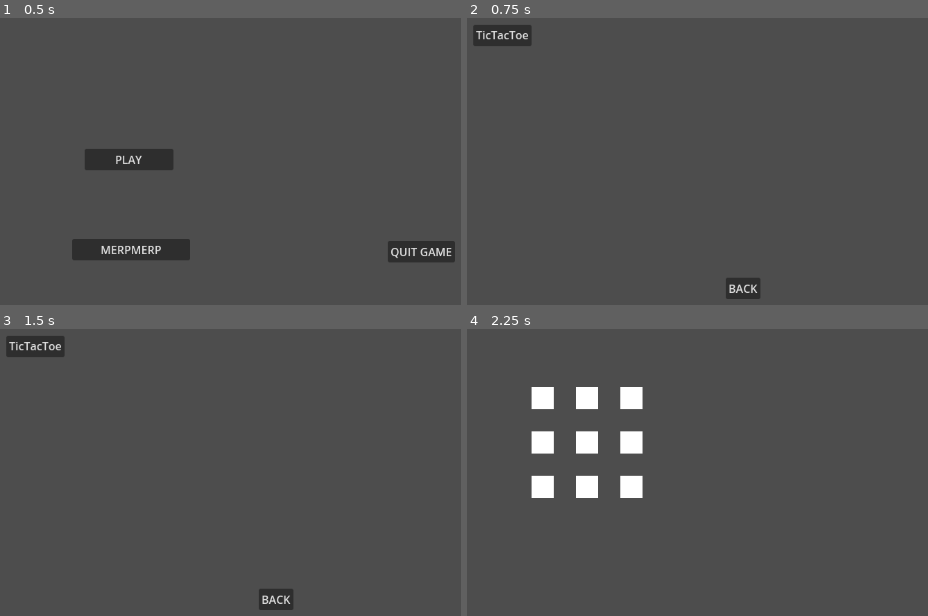
Above: before the commit, frames 1-4 (two rows, left to right).
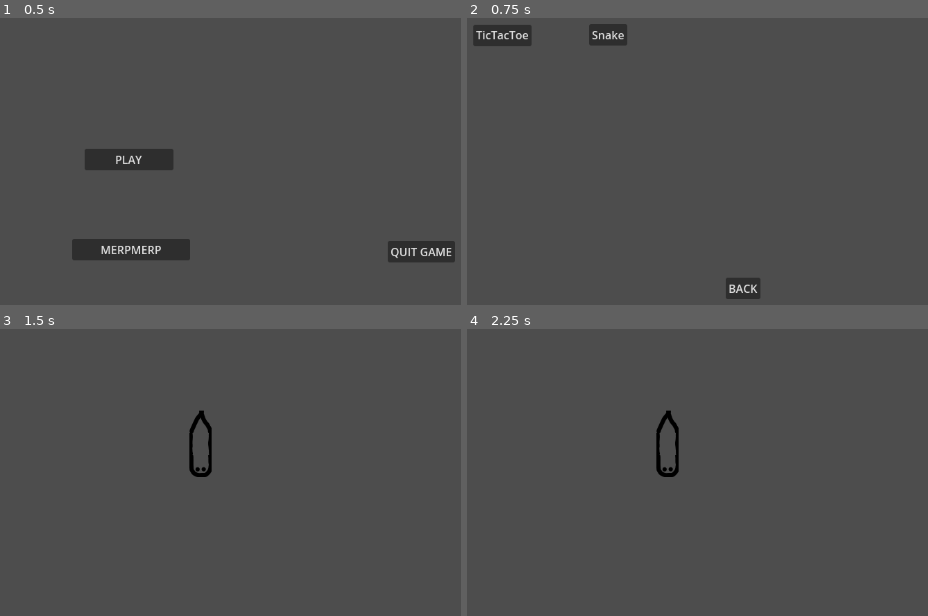
Above: after the commit, the same moments.

Repository: MoriTheWitch/Moris-Minigame-Collection
Game: Godot game, scene res://Scenes/Menues/Main/main_menu.tscn
Same seed, same stepped clock (60 frames per second), same inputs: the game is played once before the commit and once after it.
Inputs (mouse positions are in pixels of both pictures, inside the frame that each line leads up to):
- Up to frame 1 (0.5 s): no input
- Up to frame 2 (0.75 s): click "PLAY" at 0.5 s
- Up to frame 3 (1.5 s): click (142, 346) at 1.25 s, where only the run after the commit has a clickable "Snake"
- Up to frame 4 (2.25 s): click (503, 346) at 2 s, where only the run before the commit has a clickable "TicTacToe"

Frame 1 is identical in both runs. In frame 2, 0.5% of the frame differs, in the area x 26-35%, y 2-10%; in frame 3, 1.8%; in frame 4, 4.0%, in the area x 13-46%, y 20-59%.

Commit message:
WIP Snake, add Tail Rotation, start Body Rotation

Diff:
--- a/Scenes/Menues/GameSelect/GameSelect.tscn
+++ b/Scenes/Menues/GameSelect/GameSelect.tscn
@@ -32,5 +32,15 @@
 offset_bottom = -103.48
 text = "TicTacToe"
 
+[node name="Button" type="Button" parent="Control"]
+layout_mode = 0
+offset_left = 339.0
+offset_top = 117.0
+offset_right = 394.0
+offset_bottom = 148.0
+text = "Snake
+"
+
 [connection signal="pressed" from="Control/BACK" to="Control" method="_on_back_pressed"]
 [connection signal="pressed" from="Control/TicTacToe" to="Control" method="_on_tic_tac_toe_pressed"]
+[connection signal="pressed" from="Control/Button" to="Control" method="_on_snake_pressed"]
--- a/Scenes/Menues/GameSelect/MenuButtons.gd
+++ b/Scenes/Menues/GameSelect/MenuButtons.gd
@@ -8,3 +8,7 @@
 
 func _on_tic_tac_toe_pressed() -> void:
 		get_tree().change_scene_to_file("res://Scenes/Minigames/TicTacToe/TicTacMainScene.tscn") # Replace with function body.
+
+
+func _on_snake_pressed() -> void:
+	get_tree().change_scene_to_file("res://Scenes/Minigames/Snake/MainScene/SnakeGame.tscn") # Replace with function body.
--- a/Scenes/Minigames/Snake/Entities/Player/SnakeMove.gd
+++ b/Scenes/Minigames/Snake/Entities/Player/SnakeMove.gd
@@ -5,10 +5,13 @@
 var velocity:Vector2 = Vector2.ZERO
 
 @onready
-var segmentsArr: Array = [head, $SnakeSegment, $SnakeTail ]
+var head = $SnakeHead
 
 @onready
-var head = $SnakeHead
+var tail = $SnakeTail
+
+@onready
+var segmentsArr: Array = [head, $SnakeSegment, tail ]
 
 func _physics_process(delta: float) -> void:
 	if Input.is_action_just_pressed("ui_left") :
@@ -29,12 +32,46 @@
 
 func snakeMove():
 	var oldPosition = head.position
+	if velocity != Vector2.ZERO:
+		if velocity.x != 0:
+			head.position.x = head.position.x + (32 * velocity.x)
+			if velocity.x == -1:
+				head.rotation_degrees = 90
+			else:
+				head.rotation_degrees = 270
+		elif velocity.y != 0:
+			head.position.y = head.position.y + (32 * velocity.y)
+			if velocity.y == -1:
+				head.rotation_degrees = 180
+			else:
+				head.rotation_degrees = 0
+		for i in range(1, segmentsArr.size()-1):
+			var segment = segmentsArr[i]
+			var currentPosition = segment.position
+			segment.position = oldPosition
+			oldPosition = currentPosition
+		tail.position = oldPosition
+		setTailRotation()
+		for i in range(1, segmentsArr.size()-1):
+			setSegmentRotation(segmentsArr[i-1], segmentsArr[i], segmentsArr[i+1])
 
-	if velocity.x != 0:
-		head.position.x = head.position.x + (32 * velocity.x)
-	elif velocity.y != 0:
-		head.position.y = head.position.y + (32 * velocity.y)
-	for segment in segmentsArr:
-		var currentPosition = segment.position
-		segment.position = oldPosition
-		oldPosition = currentPosition
+
+
+func setSegmentRotation(prevSegment, segment, nextSegment:Node2D):
+	var positionDifferenceFront: Vector2 =  prevSegment.position - segment.position
+	var positionDifferenceBack: Vector2 = nextSegment.position - segment.position
+
+
+func setTailRotation():
+	var lastSegment = segmentsArr[segmentsArr.size()-2]
+	var positionDifference: Vector2 = lastSegment.position - tail.position
+	if positionDifference.x != 0:
+		if positionDifference.x < 0:
+			tail.rotation_degrees = 90
+		else:
+			tail.rotation_degrees = 270
+	if positionDifference.y != 0:
+		if positionDifference.y < 0:
+			tail.rotation_degrees = 180
+		else:
+			tail.rotation_degrees = 0
